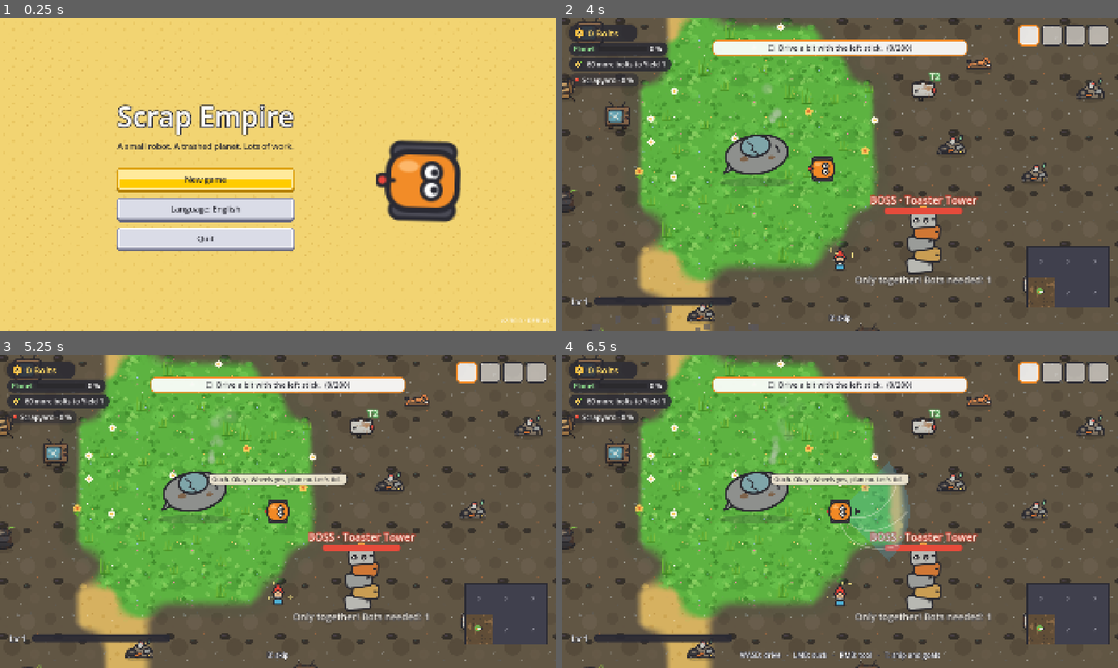
Above: before the commit, frames 1-4 (two rows, left to right).
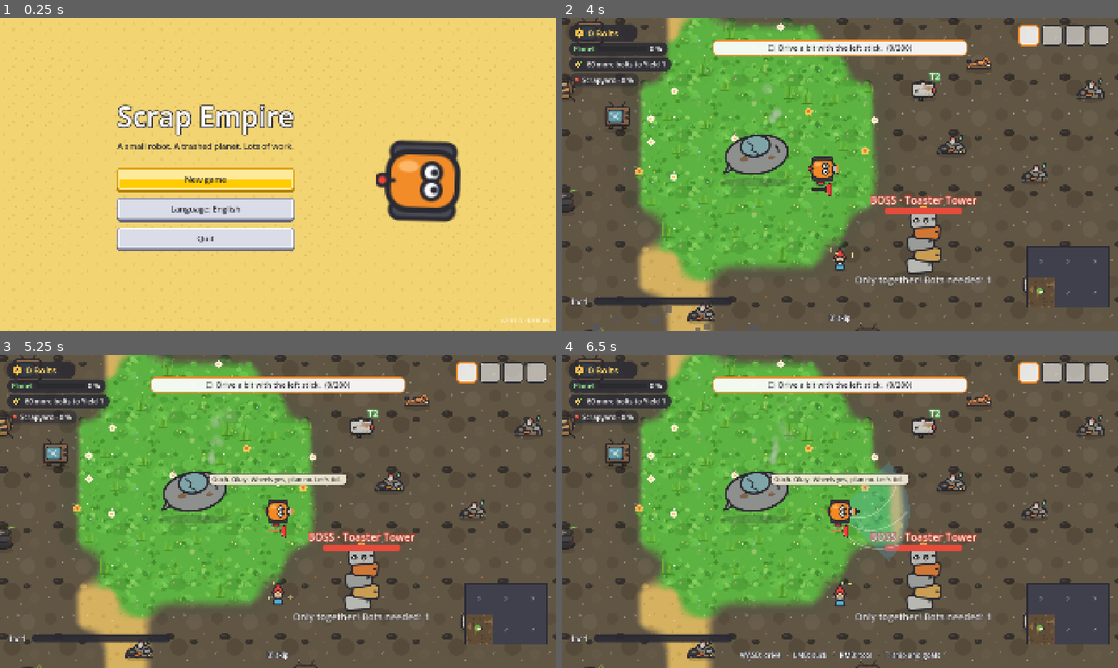
Above: after the commit, the same moments.

Repository: Dean86nz/ScrapEmpire
Game: Godot game, scene res://src/ui/title/title.tscn
Two runs of this game, one before a commit and one after it. Both use one fixed random seed, a clock stepped at 60 frames per second and the inputs below.
Inputs (mouse positions are in pixels of both pictures, inside the frame that each line leads up to):
- Up to frame 1 (0.25 s): no input
- Up to frame 2 (4 s): click "New game" at 0.5 s; tap Enter (ui_accept) at 1.25, 1.52, 2.27, 3.77 s; move the mouse to (962, 158) at 1.27 s; hold Right (cursor_right) 1.28-2.03 s; tap Shift (boost) at 1.35 s; click (962, 158) at 1.42 s; move the mouse to (728, 190) at 2.02 s; hold Down (cursor_down) 2.03-2.78 s; tap C (call_courier) at 2.1 s; move the mouse to (895, 105) at 2.77 s; hold Right (cursor_right) 2.78-3.53 s; hold Mouse wheel down (hotbar_next) 2.78-3.53 s; move the mouse to (812, 237) at 3.52 s; hold Up (cursor_up) from 3.53 s (still down); tap Mouse wheel up (hotbar_prev) at 3.6 s; click (812, 237) at 3.67 s
- Up to frame 3 (5.25 s): move the mouse to (444, 558) at 4.27 s; release Up (cursor_up) at 4.28 s; hold E (interact) 4.28-5.03 s; hold Left (cursor_left) from 4.28 s (still down); tap Enter (ui_accept) at 4.52 s; move the mouse to (111, 464) at 5.02 s; tap T (tech_tree) at 5.1 s
- Up to frame 4 (6.5 s): tap Enter (ui_accept) at 5.27 s; move the mouse to (867, 511) at 5.77 s; release Left (cursor_left) at 5.78 s; press the mouse at (867, 511) at 5.78 s; hold Down (cursor_down) from 5.78 s (still down)

The runs differ from the first frame. In frame 1, less than 0.1% of the frame differs, in the area x 92-93%, y 96-98%; in frame 2, 0.1%, in the area x 44-50%, y 46-57%; in frame 3, 0.1%; in frame 4, 0.1%.

Commit message:
ms75: Rusty trägt Sauger und Werkzeug passend zur Figur
Co-Authored-By: Claude Opus 5.5 <noreply@anthropic.com>

Diff:
--- a/project.godot
+++ b/project.godot
@@ -11,7 +11,7 @@
 [application]
 
 config/name="Scrap Empire"
-config/version="2.30.0"
+config/version="2.31.0"
 run/main_scene="res://src/ui/title/title.tscn"
 run/flush_stdout_on_print=true
 config/features=PackedStringArray("4.7", "Mobile")
--- a/src/world/player/hammer_tool.gd
+++ b/src/world/player/hammer_tool.gd
@@ -1,6 +1,7 @@
 extends Node2D
 ## Werkzeug (seit MS74 statt Hammer): LT/RMB löst einen Schlag aus (die Sim prüft Reichweite und
-## Cooldown). Zeigt das Werkzeug der aktuellen Stufe (Pömpel … Laser) mit eigener Animation.
+## Cooldown). Zeigt das Werkzeug der aktuellen Stufe (Pömpel … Laser) mit eigener Animation;
+## sonst trägt Rusty es seitlich (RustyLook).
 
 const REST := Vector2(52, 0)
 const SIZE := 0.3
@@ -12,7 +13,7 @@
 
 
 func _ready() -> void:
-	# Werkzeug vor Rusty, normalerweise unsichtbar; erscheint beim Benutzen (MS75: trägt er es)
+	# Werkzeug vor Rusty, nur beim Benutzen sichtbar; sonst trägt Rusty es seitlich (MS75)
 	_tool.visible = false
 	_tool.z_index = 1
 	add_child(_tool)
@@ -34,6 +35,11 @@
 	_tool.flip_v = left and _tier >= 3
 	if _tool.visible and Time.get_ticks_msec() * 0.001 > _hide_at:
 		_tool.visible = false
+	# MS75: Rusty trägt das Werkzeug sonst seitlich; während der Benutzung nur vorne zeigen
+	var look := get_node_or_null("../../Sprite2D/RustyLook") as RustyLook
+	if look != null:
+		look.tool_in_use = _tool.visible
+		look.set_tool(_tier)
 
 
 func _swing() -> void:
--- a/src/world/player/player.gd
+++ b/src/world/player/player.gd
@@ -106,6 +106,7 @@
 	_look_world = world
 	if _look == null:
 		_look = RustyLook.new()
+		_look.name = "RustyLook"
 		_sprite.add_child(_look)
 	world.modifiers_changed.connect(func(_m: Dictionary) -> void: refresh_look())
 	refresh_look()
--- a/src/world/player/rusty_look.gd
+++ b/src/world/player/rusty_look.gd
@@ -2,7 +2,8 @@
 extends Node2D
 ## Rustys Ausbau sichtbar: Anbauteile je Skill, in drei Stufen (wenig, halb, voll ausgebaut).
 ## Hängt als Kind am Sprite und dreht sich mit. Zeichnet zwei Ebenen: unter dem Körper (breitere
-## Ketten, Tank, Auspuff) und darüber (Düse, Hammer, Lampen, Lackierung).
+## Ketten, Tank, Auspuff) und darüber (Düse, Lampen, Lackierung). Seit MS75 trägt Rusty immer
+## den Sauger vorne und sein aktuelles Werkzeug (Pömpel … Laser) seitlich in einer Halterung.
 ## Koordinaten: Sprite-Mitte = (0,0), Rusty blickt nach +X, Körper ca. ±24.
 
 const INK := Color(0.165, 0.165, 0.2)
@@ -17,6 +18,12 @@
 var _under := Node2D.new()
 var _over := Node2D.new()
 var _t := 0.0
+var _tool := Sprite2D.new()     # getragenes Werkzeug (MS75)
+var _tool_tier := 0
+var tool_in_use := false        # während der Benutzung zeigt HammerTool das Werkzeug vorne
+
+const TOOL_MOUNT := Vector2(-2, 40)   # rechte Seite, außen neben der Kette
+const TOOL_LEN := 46.0                # längste Seite des getragenen Werkzeugs in Pixeln
 
 
 func _ready() -> void:
@@ -25,6 +32,22 @@
 	_over.draw.connect(_draw_over)
 	add_child(_under)
 	add_child(_over)
+	_tool.position = TOOL_MOUNT
+	add_child(_tool)
+
+
+## Werkzeugstufe 1–5 (Pömpel … Laser): Bild in der Halterung tauschen.
+func set_tool(p_tier: int) -> void:
+	if p_tier == _tool_tier:
+		return
+	_tool_tier = p_tier
+	_tool.texture = ToolLook.texture(p_tier)
+	var sz := _tool.texture.get_size()
+	var k := (TOOL_LEN if p_tier < 3 else TOOL_LEN * 0.8) / maxf(sz.x, sz.y)
+	_tool.scale = Vector2(k, k)
+	_tool.position = Vector2(TOOL_MOUNT.x, 28.0 + sz.y * k * 0.5)   # liegt direkt an der Kette an
+	_under.queue_redraw()
+	_over.queue_redraw()
 
 
 func set_levels(p_levels: Dictionary, p_max: Dictionary) -> void:
@@ -36,6 +59,9 @@
 
 func _process(delta: float) -> void:
 	_t += delta
+	_tool.visible = not tool_in_use
+	# aufrechte Werkzeuge (Kran, Presse, Laser) nie kopfüber, wenn Rusty nach links fährt
+	_tool.flip_v = _tool_tier >= 3 and absf(wrapf(global_rotation, -PI, PI)) > PI * 0.5
 	if tier("magnet") >= 3 or boosting:
 		_over.queue_redraw()
 		_under.queue_redraw()
@@ -91,6 +117,10 @@
 			for k in range(int(w / 10.0)):
 				var x := -w * 0.5 + 5.0 + k * 10.0
 				c.draw_line(Vector2(x, y + 3), Vector2(x, y + 10), INK, 2.0)
+	# Werkzeug-Halterung (MS75): Bügel in der Werkzeugfarbe, verbindet Werkzeug und Körper
+	if _tool_tier > 0:
+		var tc: Color = ToolLook.COLORS[ToolLook.tier_of(_tool_tier) - 1]
+		_box(c, Rect2(-14, 26, 20, 10), tc, 4, 3)
 	# Rucksack (Taschen): kompakt hinten, nie breiter als der Körper
 	var tb := tier("bags")
 	if tb >= 1:
@@ -117,17 +147,17 @@
 		_box(c, Rect2(-20, -12, 10, 24), STAGE_COLS[st], 4, 2)
 		for k in st:
 			c.draw_circle(Vector2(-15, -7 + k * 4.7), 1.6, INK)
-	# Saugtrichter vorne: kurz und fest, Ring in der Stufenfarbe
+	# Saugtrichter vorne: kurz und fest, Ring in der Stufenfarbe; seit MS75 immer da (Sauger
+	# gehört zur Grundausstattung), Ausbau macht ihn etwas größer
 	var ts := tier("suck")
-	if ts > 0:
-		var x0 := 22.0
-		var len := 9.0 + ts * 2.0
-		var mouth := 9.0 + ts * 2.5
-		var poly := PackedVector2Array([Vector2(x0, -6), Vector2(x0 + len, -mouth), Vector2(x0 + len, mouth), Vector2(x0, 6)])
-		c.draw_colored_polygon(poly, STEEL)
-		poly.append(poly[0])
-		c.draw_polyline(poly, INK, 2.5)
-		c.draw_line(Vector2(x0 + len, -mouth), Vector2(x0 + len, mouth), STAGE_COLS[st] if st > 0 else ORANGE, 4.0)
+	var x0 := 22.0
+	var len := 9.0 + ts * 2.0
+	var mouth := 9.0 + ts * 2.5
+	var poly := PackedVector2Array([Vector2(x0, -6), Vector2(x0 + len, -mouth), Vector2(x0 + len, mouth), Vector2(x0, 6)])
+	c.draw_colored_polygon(poly, STEEL)
+	poly.append(poly[0])
+	c.draw_polyline(poly, INK, 2.5)
+	c.draw_line(Vector2(x0 + len, -mouth), Vector2(x0 + len, mouth), STAGE_COLS[st] if st > 0 else ORANGE, 4.0)
 	# Scheinwerfer (Magnet): höchstens zwei kleine Lichter vorne
 	var tm := tier("magnet")
 	for i in mini(tm, 2):
Binary file added: docs/screens/ms75_rusty_werkzeug.png
Not shown, changed: CHANGELOG.md
Not shown, changed: TODO.md
Not shown, changed: docs/03_ROADMAP.md
Not shown, changed: docs/STIL.md
